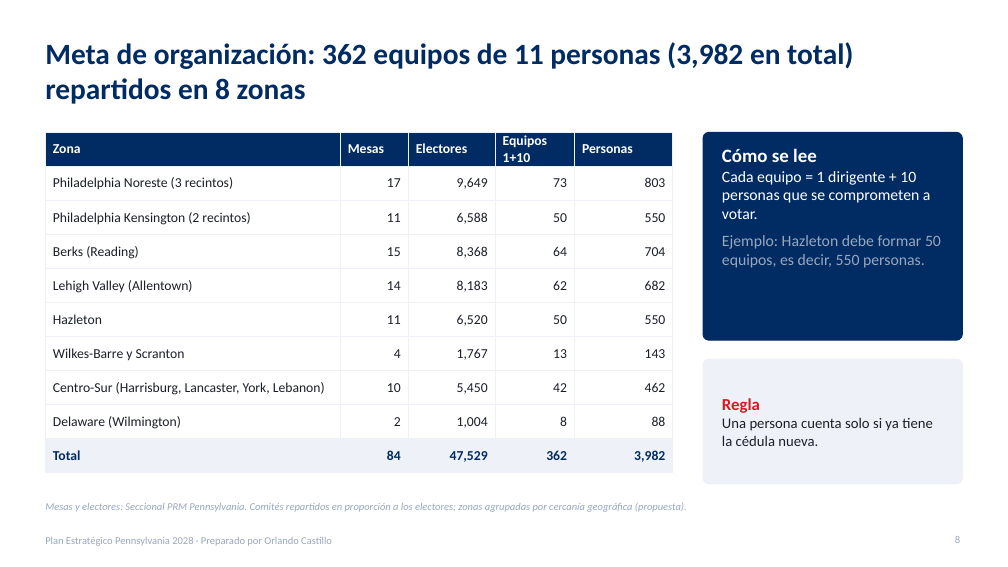
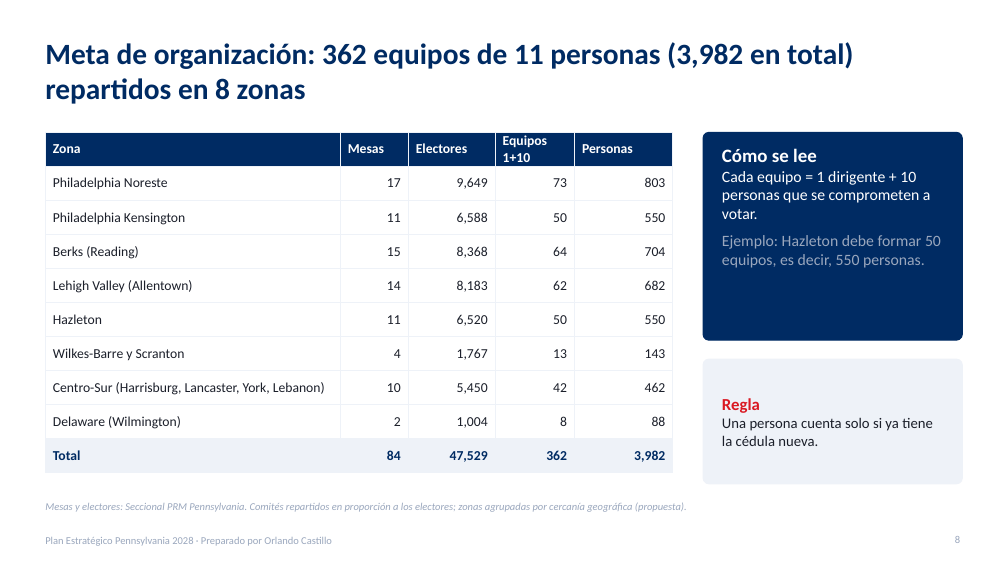
Before and after one commit to rcastillo9556/pdf-toolkit, a slide deck: slide 8 of presentaciones/Plan_Estrategico_Pennsylvania_2028.pptx. Drawn at 1008x567 pixels with LibreOffice and Linux fonts; fonts in the diff are those of the drawing. Boxes give left, top, right and bottom in pixels: in the first picture for what was removed or moved away, otherwise in the second. Text is boxed around its words. In the diff, an @@ line names an element or a change of style, - is before the commit and + after.

```diff
--- a/presentaciones/Plan_Estrategico_Pennsylvania_2028.pptx
+++ b/presentaciones/Plan_Estrategico_Pennsylvania_2028.pptx
@@ table at box(45, 132, 673, 466) @@
-row 2, column 1: Philadelphia Noreste (3 recintos)
+row 2, column 1: Philadelphia Noreste
-row 3, column 1: Philadelphia Kensington (2 recintos)
+row 3, column 1: Philadelphia Kensington
```
Also in this commit, not shown: 6 other slides changed, 1 other file.
